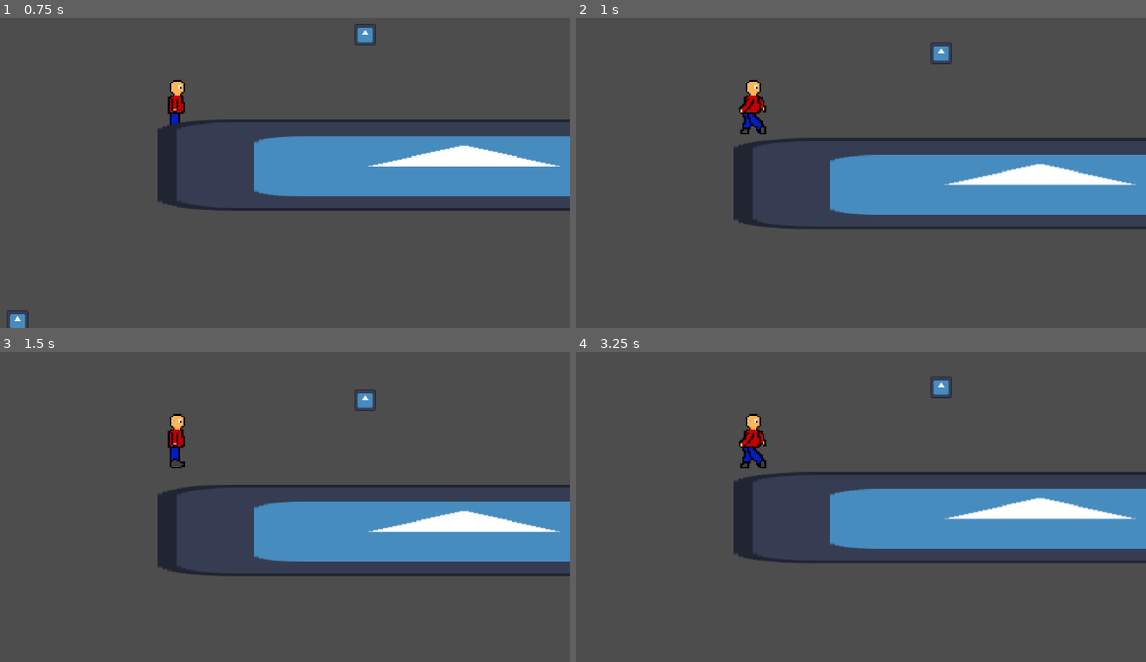
Above: before the commit, frames 1-4 (two rows, left to right).
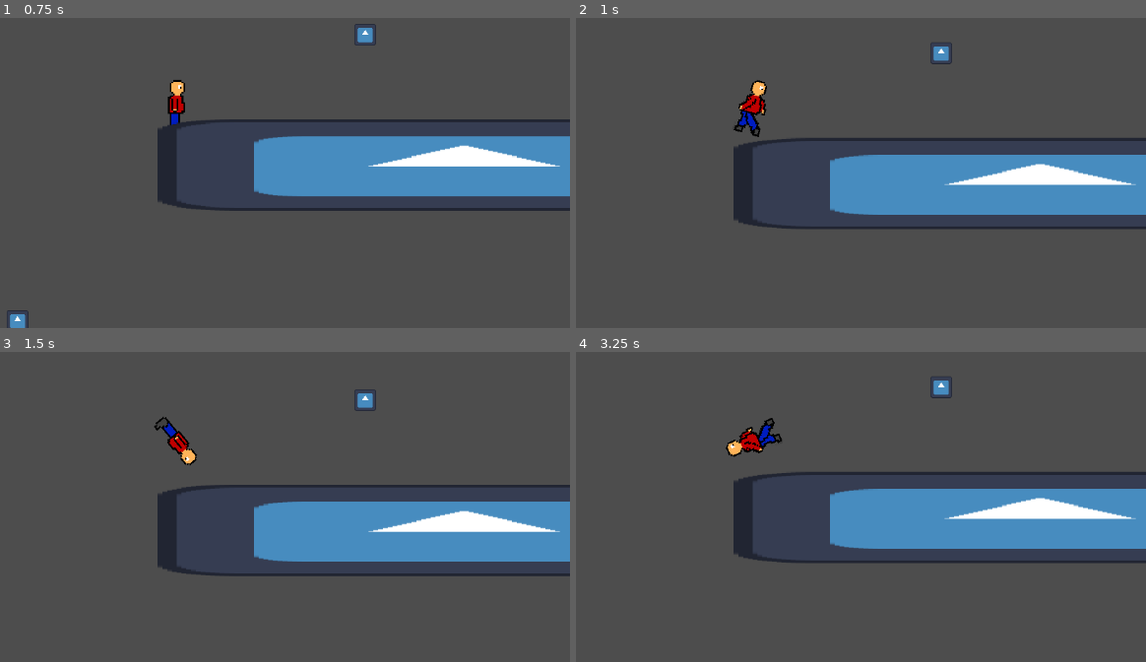
Above: after the commit, the same moments.

Repository: Spunboing/2025GMTK_loop
Game: Godot game, scene res://scenes&scripts/grapple_test.tscn
Two runs of this game, one before a commit and one after it. Both use one fixed random seed, a clock stepped at 60 frames per second and the inputs below. The engine's default icon, where the game draws it, is replaced by a stand-in: a white triangle on a blue panel in a dark square.
Inputs (mouse positions are in pixels of both pictures, inside the frame that each line leads up to):
- Up to frame 1 (0.75 s): move the mouse to (347, 86) at 0.52 s; hold E (flip_right, bound only after the commit) from 0.53 s (still down); click (347, 86) at 0.6 s
- Up to frame 2 (1 s): keep holding E (flip_right, bound only after the commit); tap Space (jump) at 0.77 s
- Up to frame 3 (1.5 s): keep holding E (flip_right, bound only after the commit); move the mouse to (17, 463) at 1.27 s; click (17, 463) at 1.35 s
- Up to frame 4 (3.25 s): tap Space (jump) at 1.52, 3.02 s; move the mouse to (outside the picture) at 2.02 s; release E (flip_right, bound only after the commit) at 2.03 s; hold Q (flip_left, bound only after the commit) 2.03-2.78 s; click (outside the picture) at 2.1 s; tap Enter at 2.75 s; move the mouse to (712, 528) at 2.77 s; hold E (flip_right, bound only after the commit) from 2.78 s (still down); click (712, 528) at 2.85 s

Frame 1 is identical in both runs. In frame 2, 0.5% of the frame differs, in the area x 27-34%, y 20-39%; in frame 3, 0.6%; in frame 4, 0.8%, in the area x 26-37%, y 20-38%.

Commit message:
added basic flip function, flip sfx needs work

Diff:
--- a/project.godot
+++ b/project.godot
@@ -46,6 +46,16 @@
 "events": [Object(InputEventKey,"resource_local_to_scene":false,"resource_name":"","device":-1,"window_id":0,"alt_press …(191 unchanged characters)…
 ]
 }
+flip_left={
+"deadzone": 0.2,
+"events": [Object(InputEventKey,"resource_local_to_scene":false,"resource_name":"","device":-1,"window_id":0,"alt_pressed":false,"shift_pressed":false,"ctrl_pressed":false,"meta_pressed":false,"pressed":false,"keycode":0,"physical_keycode":81,"key_label":0,"unicode":113,"location":0,"echo":false,"script":null)
+]
+}
+flip_right={
+"deadzone": 0.2,
+"events": [Object(InputEventKey,"resource_local_to_scene":false,"resource_name":"","device":-1,"window_id":0,"alt_pressed":false,"shift_pressed":false,"ctrl_pressed":false,"meta_pressed":false,"pressed":false,"keycode":0,"physical_keycode":69,"key_label":0,"unicode":101,"location":0,"echo":false,"script":null)
+]
+}
 
 [rendering]
 
--- a/scenes&scripts/grapple_test.tscn
+++ b/scenes&scripts/grapple_test.tscn
@@ -85,11 +85,71 @@
 texture = ExtResource("2_ppurd")
 
 [node name="CollisionShape2D8" type="CollisionShape2D" parent="world"]
-position = Vector2(-281, 2833)
+position = Vector2(-281, 2811)
 scale = Vector2(2.48, 2.48)
 shape = SubResource("RectangleShape2D_pbtko")
 
 [node name="Icon2" type="Sprite2D" parent="world/CollisionShape2D8"]
+position = Vector2(-0.80645, 0)
+scale = Vector2(0.403226, 0.403226)
+texture = ExtResource("2_ppurd")
+
+[node name="CollisionShape2D10" type="CollisionShape2D" parent="world"]
+position = Vector2(731, 2967)
+scale = Vector2(2.48, 2.48)
+shape = SubResource("RectangleShape2D_pbtko")
+
+[node name="Icon2" type="Sprite2D" parent="world/CollisionShape2D10"]
+position = Vector2(-0.80645, 0)
+scale = Vector2(0.403226, 0.403226)
+texture = ExtResource("2_ppurd")
+
+[node name="CollisionShape2D11" type="CollisionShape2D" parent="world"]
+position = Vector2(425, 3501)
+scale = Vector2(2.48, 2.48)
+shape = SubResource("RectangleShape2D_pbtko")
+
+[node name="Icon2" type="Sprite2D" parent="world/CollisionShape2D11"]
+position = Vector2(-0.80645, 0)
+scale = Vector2(0.403226, 0.403226)
+texture = ExtResource("2_ppurd")
+
+[node name="CollisionShape2D12" type="CollisionShape2D" parent="world"]
+position = Vector2(-298, 2283)
+scale = Vector2(2.48, 2.48)
+shape = SubResource("RectangleShape2D_pbtko")
+
+[node name="Icon2" type="Sprite2D" parent="world/CollisionShape2D12"]
+position = Vector2(-0.80645, 0)
+scale = Vector2(0.403226, 0.403226)
+texture = ExtResource("2_ppurd")
+
+[node name="CollisionShape2D13" type="CollisionShape2D" parent="world"]
+position = Vector2(1242, 1822)
+scale = Vector2(2.48, 2.48)
+shape = SubResource("RectangleShape2D_pbtko")
+
+[node name="Icon2" type="Sprite2D" parent="world/CollisionShape2D13"]
+position = Vector2(-0.80645, 0)
+scale = Vector2(0.403226, 0.403226)
+texture = ExtResource("2_ppurd")
+
+[node name="CollisionShape2D14" type="CollisionShape2D" parent="world"]
+position = Vector2(-3406, 2067)
+scale = Vector2(2.48, 2.48)
+shape = SubResource("RectangleShape2D_pbtko")
+
+[node name="Icon2" type="Sprite2D" parent="world/CollisionShape2D14"]
+position = Vector2(-0.80645, 0)
+scale = Vector2(0.403226, 0.403226)
+texture = ExtResource("2_ppurd")
+
+[node name="CollisionShape2D15" type="CollisionShape2D" parent="world"]
+position = Vector2(-3434, 3401)
+scale = Vector2(2.48, 2.48)
+shape = SubResource("RectangleShape2D_pbtko")
+
+[node name="Icon2" type="Sprite2D" parent="world/CollisionShape2D15"]
 position = Vector2(-0.80645, 0)
 scale = Vector2(0.403226, 0.403226)
 texture = ExtResource("2_ppurd")
--- a/scenes&scripts/player.gd
+++ b/scenes&scripts/player.gd
@@ -10,6 +10,16 @@
 var hooked = false
 var ROPE_LENGTH = 1000
 var current_rope_length
+
+var spinVel := 0.0
+var totalFlipRotation: float = 0
+var isFlipping: bool = false
+var previousRotation: float = 0
+
+@export var MAX_SPIN_SPEED: float = 270
+const SPIN_ACCEL: float = 720
+
+
 
 @export var GRAPPLE_ACCEL_MULT: float = 1
 @export var ROPE_STIFFNESS: float = 0.7
@@ -63,7 +73,7 @@
 		else:
 			#print("in air")
 			if direction * velocity.x <= 0 or abs(velocity.x) < SPEED:
-				print("slowing down")
+				#print("slowing down")
 				velocity.x += direction * ACCEL_AIR * delta
 
 	elif is_on_floor():
@@ -73,11 +83,24 @@
 		velocity.x = move_toward(velocity.x, ((velocity.x)/abs(velocity.x) * 0.9) * SPEED, SLOWDOWN_ACCEL_GROUND * delta)
 	"""
 	hook()
-	queue_redraw()
+
 	#update()
 	if hooked:
 		swing(delta)
+		$AnimatedSprite2D.rotation = ((hook_pos - global_position).angle()) + 90
+		spinVel = 0
 		#velocity *= .975 #Swing speed
+
+	var spinInput = Input.get_axis("flip_left", "flip_right")
+	if not is_on_floor() and not hooked:
+		spinVel = move_toward(spinVel, spinInput * MAX_SPIN_SPEED, SPIN_ACCEL * delta)
+		$AnimatedSprite2D.rotate(deg_to_rad(spinVel) * delta)
+
+	detectFlip()
+
+	queue_redraw()
+
+	previousRotation = $AnimatedSprite2D.rotation
 	move_and_slide()
 
 func _draw():
@@ -89,7 +112,7 @@
 		draw_line(Vector2.ZERO, to_local(hook_pos), Color(0.35, 0.7, 0.9), 3, true) #cyan
 	else:
 		return
-
+		#what is this? why is there code below a return?
 		var colliding = $Raycast.is_colliding()
 		var collide_point = $Raycast.get_collision_point()
 		if colliding and pos.distance_to(collide_point) < ROPE_LENGTH:
@@ -164,3 +187,29 @@
 
 	velocity += force * delta * FORCE_MULT
 	current_rope_length = move_toward(current_rope_length, 15, ROPE_PULL_IN_SPEED * delta)
+
+func detectFlip():
+	if Input.is_action_just_pressed("flip_left") or Input.is_action_just_pressed("flip_right"):
+		totalFlipRotation = 0
+
+	if Input.get_axis("flip_left", "flip_right") != 0 and not hooked:
+		if not isFlipping:
+			isFlipping = true
+			totalFlipRotation = 0
+
+		var spinDelta = $AnimatedSprite2D.rotation - previousRotation
+
+		#highkey stole this part from gemini but it looks right soo...
+		if spinDelta > 180:
+			spinDelta -= 360
+		elif spinDelta < -180:
+			spinDelta += 360
+
+		totalFlipRotation += rad_to_deg(spinDelta)
+		if abs(totalFlipRotation) >= 360:
+			print("DID A FLIP")
+			totalFlipRotation = 0
+			$trickComplete.play()
+			#will put something else here later
+
+		#print(totalFlipRotation)
--- a/scenes&scripts/player.tscn
+++ b/scenes&scripts/player.tscn
@@ -1,7 +1,8 @@
-[gd_scene load_steps=12 format=3 uid="uid://dtpghtphnrtur"]
+[gd_scene load_steps=13 format=3 uid="uid://dtpghtphnrtur"]
 
 [ext_resource type="Script" uid="uid://c8qr48rrswm3f" path="res://scenes&scripts/player.gd" id="1_ij6vw"]
 [ext_resource type="AudioStream" uid="uid://c058cbrle7v3i" path="res://sfx/jump.wav" id="3_cs8mv"]
+[ext_resource type="AudioStream" uid="uid://c3oucj15sl1ii" path="res://sfx/blipSelect.wav" id="4_83f1l"]
 [ext_resource type="Texture2D" uid="uid://smdkickbnqjx" path="res://sprites/Sprite Sheet.png" id="4_cs8mv"]
 [ext_resource type="AudioStream" uid="uid://wen8shu20p8r" path="res://sfx/grab.wav" id="4_mvksm"]
 
@@ -70,6 +71,7 @@
 script = ExtResource("1_ij6vw")
 
 [node name="Raycast" type="Node2D" parent="."]
+visible = false
 
 [node name="RayCast2D" type="RayCast2D" parent="Raycast" groups=["raycast"]]
 rotation = -2.35619
@@ -269,6 +271,9 @@
 
 [node name="GrabAudio" type="AudioStreamPlayer2D" parent="."]
 stream = ExtResource("4_mvksm")
+
+[node name="trickComplete" type="AudioStreamPlayer2D" parent="."]
+stream = ExtResource("4_83f1l")
 
 [node name="AnimatedSprite2D" type="AnimatedSprite2D" parent="."]
 scale = Vector2(10, 10)
Not shown, added: sfx/blipSelect.wav.import
Not shown, added: sfx/blipSelect.wav
